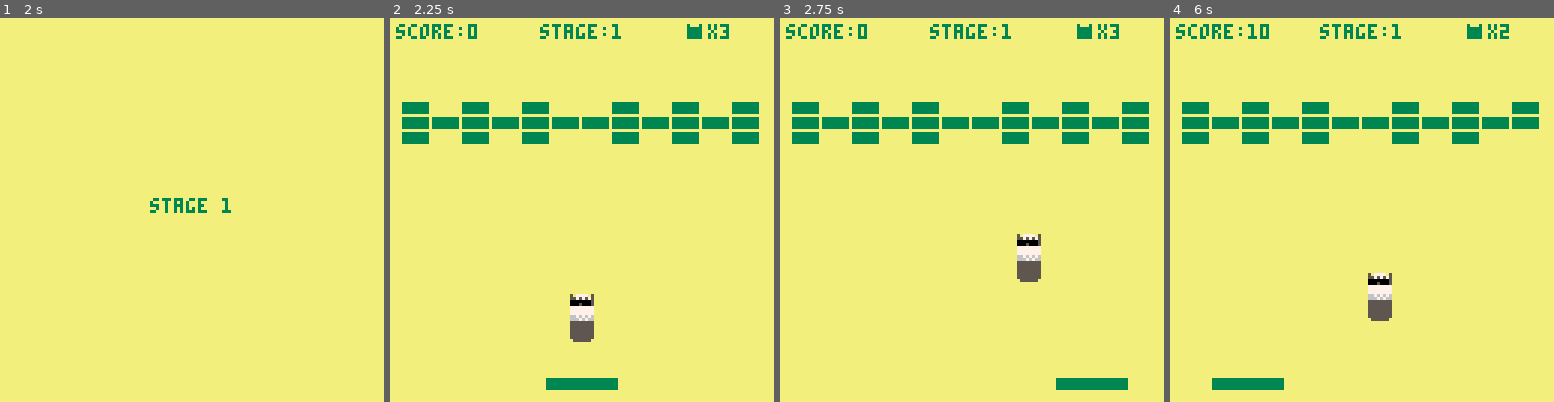
Above: before the commit, frames 1-4 (left to right).
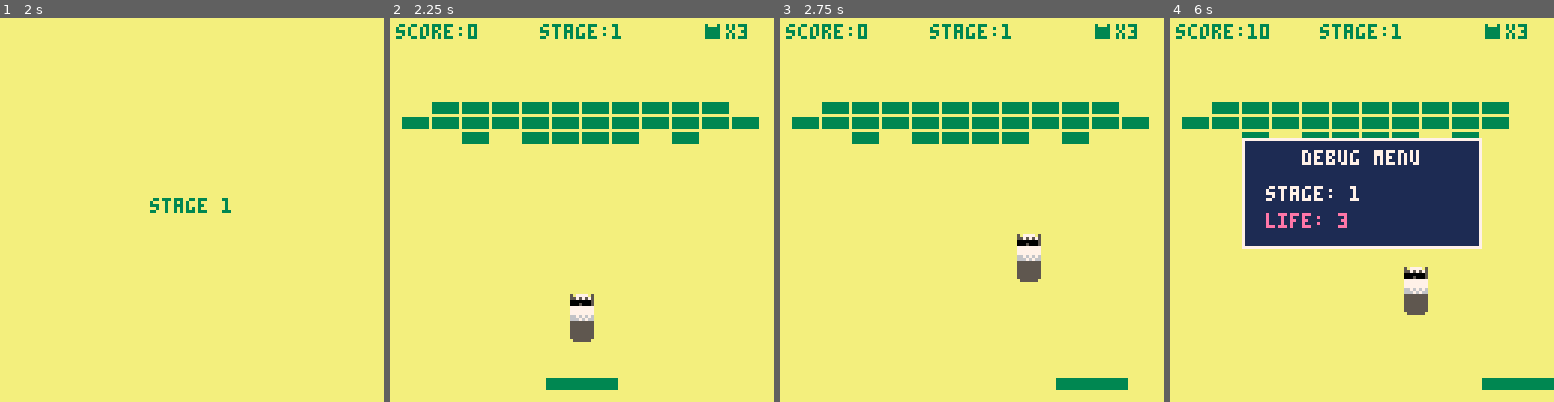
Above: after the commit, the same moments.

Repository: yasuharashigeru/AI-work
Game: PICO-8 cartridge Pico8/breakout/breakout.p8
Same seed, same stepped clock (60 frames per second), same inputs: the game is played once before the commit and once after it.
Inputs:
- Up to frame 1 (2 s): tap X (X key) at 0.33, 1.07, 1.85 s; tap O (Z key) at 0.7, 1.7 s; hold Right from 1.6 s (still down)
- Up to frame 2 (2.25 s): release Right at 2.1 s; tap O (Z key) at 2.1 s; hold Up from 2.15 s (still down)
- Up to frame 3 (2.75 s): release Up at 2.42 s; hold Right from 2.47 s (still down); tap O (Z key) at 2.5 s
- Up to frame 4 (6 s): tap O (Z key) every 0.4 s from 2.9 to 5.7 s; tap X (X key) at 2.97, 4.08, 5.2 s; release Right at 3.03 s; hold Left 3.08-3.58 s; hold Down 3.63-3.97 s; hold Right 4.02-4.68 s; hold Up 4.73-5.03 s; hold Left 5.08-5.68 s; hold Down from 5.73 s (still down)

Frame 1 is identical in both runs. In frame 2, 3.0% of the frame differs, in the area x 3-97%, y 1-33%; in frame 3, 3.0%; in frame 4, 24%, in the area x 3-100%, y 1-97%.

Commit message:
Pico8: stage 5 entrance sequence, debug menu, brick-bounce speedup
Stage 5 now opens with 5s of empty-room bouncing, then an ominous
low melody as the whole brick block slides in from off-screen right
over 8s (bricks are hittable mid-slide); the melody keeps playing
through the stage and stops on clear or game over. Adds an in-game
debug menu (o+up to open/close, pick stage and lives) replacing the
old triple-tap debug keys. Ball speed now also creeps up slightly on
brick bounces (not just paddle), at a gentler rate. Misc polish:
bonus text centering, lives display spacing, item banner duration.

Diff:
--- a/Pico8/breakout/breakout.p8
+++ b/Pico8/breakout/breakout.p8
@@ -17,6 +17,10 @@
 	-- and backed by browser localstorage automatically in web exports
 	cartdata("citegame_flora_breakout")
 	high_score = dget(0)
+	debug_menu_open = false
+	debug_combo_prev = false
+	stage5_entrance_offset = 0
+	stage5_entrance_wait = 0
 end
 
 confetti_colors = {8, 9, 10, 11, 12, 14, 15} -- bright colors only, no black/bg/dark shades
@@ -38,52 +42,71 @@
 		"............",
 		"............",
 		"............",
-		"x.x.x..x.x.x",
+		".xxxxxxxxxx.",
 		"xxxxxxxxxxxx",
-		"x.x.x..x.x.x"
+		"..x.xxxx.x.."
 	},
 	{
-		-- a mirrored pair of concrete pillars up top
-		"x#x.x..x.x#x",
+		"............",
+		"............",
+		"xxxxxxxxxxxx",
+		"xxxxxxxxxxxx",
+		"............",
+		"............",
+		"x..x....x..x",
+		"x..x....x..x",
+		"x..x....x..x",
+		"x..x....x..x",
+		"x..x....x..x",
+		"#..#....#..#"
+	},
+	{
+		"............",
+		"............",
+		"............",
+		"............",
 		"x.x.x..x.x.x",
 		".x.x.xx.x.x.",
-		"x.x.x..x.x.x",
-		".x.x.xx.x.x."
+		"xx#x#xx#x#xx",
+		"............",
+		"............",
+		"............",
+		"............",
+		"#x...x#...x#"
 	},
 	{
-		-- open back again; this time only the very front line (closest
-		-- to the paddle) has any concrete in it, just 4 mirrored studs
-		"............",
-		"............",
-		"............",
-		"............",
-		"x.x.x..x.x.x",
-		".x.x.xx.x.x.",
-		"xx#x#xx#x#xx"
+		"............",
+		"xx..xx..xx..",
+		"xx..xx..xx..",
+		"............",
+		"..##..##..##",
+		"..xx..xx..xx",
+		"............",
+		"xx..xx..xx..",
+		"xx..xx..xx..",
+		"............",
+		"..x#..x#..x#",
+		"..x#..x#..x#"
 	},
 	{
-		-- symmetric top-and-bottom lattice, concrete corners
-		"#x.x.xx.x.x#",
-		".x.x.xx.x.x.",
-		"x.x.x..x.x.x",
-		".x.x.xx.x.x.",
-		"#x.x.xx.x.x#",
-		".x#.x..x.#x."
-	},
-	{
-		-- two mirrored corridors into a wider chamber, pushed 3 rows
-		-- down from the ceiling
-		"............",
-		"............",
-		"............",
-		"x.x.x..x.x.x",
-		"x#x#....#x#x",
-		"x#x#....#x#x",
-		"xx.#....#.xx",
-		"xx..x..x..xx",
-		"x.x.x..x.x.x",
-		".x.x.xx.x.x.",
-		"x#x.x..x.x#x"
+		"...x....x...",
+		"...xxxxxx...",
+		"...xxxxxx...",
+		"..###xx###..",
+		"...xxxxxx...",
+		"..###xx###..",
+		"...xxxxxx...",
+		"...xxxxxx...",
+		"...xxxxxx...",
+		"...xxxxxx...",
+		"...xxxxxx...",
+		"...xxxxxx...",
+		"...xxxxxx...",
+		"...xxxxxx...",
+		"...xxxxxx...",
+		"...xxxxxx...",
+		"....xxxx....",
+		".....xx....."
 	}
 }
 
@@ -94,8 +117,7 @@
 	next_1up = 1000
 	oneup_timer = 0
 	frame_count = 0
-	paddle_big = false -- paddle-size item: no timer, lasts until a miss
-	debug_invincible = false -- debug: down arrow toggles no-life-loss
+	paddle_big = false -- paddle-size item: 30s or until a miss, whichever's first
 	game_state = "stage_door"
 	door_timer = 45
 end
@@ -133,8 +155,18 @@
 	oneup_timer = 0 -- don't let a 1up caught right at a stage's last brick bleed its banner into the next stage
 	shake_timer = 0
 	paddle_big = false -- likewise: don't carry a still-active paddle-size effect into the next stage
+	paddle_big_timer = 0
 	item_banner_timer = 0
 	bonus_scored = false
+
+	-- stage 5 only: 5s of nothing (ball just bounces in the empty room),
+	-- then the whole brick block slides in from off-screen right over 8s
+	-- to an ominous low melody. entrance_x is each brick's true resting
+	-- x; b.x (the actual collision coordinate) is offset from it and
+	-- eased toward 0 during the slide, so the ball can clip a brick
+	-- mid-slide, before it's "arrived"
+	stage5_entrance_offset = (stage == 5) and 150 or 0
+	stage5_entrance_wait = (stage == 5) and 150 or 0
 
 	bricks = {}
 	local brick_w = 9
@@ -145,8 +177,10 @@
 		for col = 1, #rowstr do
 			local ch = sub(rowstr, col, col)
 			if ch != "." then
+				local ex = (col - 1) * (brick_w + 1) + 4
 				add(bricks, {
-					x = (col - 1) * (brick_w + 1) + 4,
+					x = ex + stage5_entrance_offset,
+					entrance_x = ex,
 					y = (row - 1) * (brick_h + 1) + 8,
 					w = brick_w,
 					h = brick_h,
@@ -180,28 +214,6 @@
 		end
 		del(breakable_list, br)
 	end
-end
-
--- debug keys require 3 taps within half a second, so an accidental single
--- press of a debug button during real play doesn't do anything
-debug_taps = {}
-function debug_triple_tap(name)
-	local t = debug_taps[name]
-	if not t then
-		t = {count = 0, frame = -999}
-		debug_taps[name] = t
-	end
-	if frame_count - t.frame <= 30 then
-		t.count += 1
-	else
-		t.count = 1
-	end
-	t.frame = frame_count
-	if t.count >= 3 then
-		t.count = 0
-		return true
-	end
-	return false
 end
 
 -- sets a ball's direction from a raw (dx,dy) vector, normalized to length
@@ -220,7 +232,7 @@
 end
 
 -- while split (pink flora out), paddle is 3x, taking priority over the
--- paddle-size item's 1.5x (they don't stack; 3x wins if both are active)
+-- paddle-size item's 2x (they don't stack; 3x wins if both are active)
 function update_paddle_width()
 	local mult = 1
 	local split_active = false
@@ -230,7 +242,7 @@
 	if split_active then
 		mult = 3
 	elseif paddle_big then
-		mult = 1.5
+		mult = 2
 	end
 	local new_w = paddle.base_w * mult
 	paddle.x -= (new_w - paddle.w) / 2
@@ -445,6 +457,36 @@
 		return
 	end
 
+	-- debug menu: hold o+up together to open (pauses the game), same
+	-- combo again to close and apply the chosen stage/lives
+	local debug_combo_now = btn(4) and btn(2)
+	if debug_combo_now and not debug_combo_prev then
+		debug_menu_open = not debug_menu_open
+		if debug_menu_open then
+			debug_menu_stage = stage
+			debug_menu_life = lives
+			debug_menu_cursor = 1
+		else
+			stage = debug_menu_stage
+			lives = debug_menu_life
+			new_stage()
+		end
+	end
+	debug_combo_prev = debug_combo_now
+
+	if debug_menu_open then
+		if btnp(2) then debug_menu_cursor = 1 end
+		if btnp(3) then debug_menu_cursor = 2 end
+		if debug_menu_cursor == 1 then
+			if btnp(0) then debug_menu_stage = max(1, debug_menu_stage - 1) end
+			if btnp(1) then debug_menu_stage = min(5, debug_menu_stage + 1) end
+		else
+			if btnp(0) then debug_menu_life = max(1, debug_menu_life - 1) end
+			if btnp(1) then debug_menu_life = min(9, debug_menu_life + 1) end
+		end
+		return
+	end
+
 	-- paddle input
 	local paddle_move = 0
 	if btn(0) then
@@ -468,40 +510,26 @@
 		end
 	end
 
-	-- debug: x button (3 taps) instantly clears the stage
-	if btnp(5) and debug_triple_tap("clear") then
-		for b in all(bricks) do
-			if b.breakable then
-				b.alive = false
-			end
-		end
-	end
-
-	-- debug: down arrow (3 taps) toggles "no life lost on miss" (up/down
-	-- aren't used for anything else in this game)
-	if btnp(3) and debug_triple_tap("inv") then
-		debug_invincible = not debug_invincible
-	end
-
-	-- debug: up arrow (3 taps) instantly jumps to the win/dance screen,
-	-- to check the victory dance without clearing all 5 stages first
-	if btnp(2) and debug_triple_tap("win") then
-		game_state = "win"
-		win_timer = 0
-		dance_state = "crawl_r"
-		dance_x = 24
-		dance_phase_timer = 0
-		dance_trips = 0
-		sfx(5)
-		music(0)
-	end
-
 	-- true while any split (pink) flora is active; used to keep the
 	-- paddle-size item from dropping during a split (it'd be pointless,
 	-- split already forces the paddle to its widest 3x)
 	local split_active = false
 	for b2 in all(balls) do
 		if b2.pink then split_active = true end
+	end
+
+	-- stage 5 entrance: 5s (150 frames) of nothing, then the ominous
+	-- melody kicks in and the block slides to rest over 8s (240 frames)
+	if stage5_entrance_wait > 0 then
+		stage5_entrance_wait -= 1
+		if stage5_entrance_wait <= 0 then
+			music(1)
+		end
+	elseif stage5_entrance_offset > 0 then
+		stage5_entrance_offset = max(0, stage5_entrance_offset - 150 / 240)
+		for b in all(bricks) do
+			b.x = b.entrance_x + stage5_entrance_offset
+		end
 	end
 
 	-- balls: movement + collisions
@@ -571,7 +599,7 @@
 					local hit_pos = (ball.x - paddle.x) / paddle.w - 0.5
 					set_dir(ball, hit_pos * 2, -ball.dy)
 					dy_bounced = true
-					ball.speed = min(4, ball.speed + 0.1) -- arkanoid-style: speeds up on every paddle hit
+					ball.speed = min(4, ball.speed + 0.05) -- arkanoid-style: speeds up on every paddle hit (halved, since brick bounces now add speed too)
 					sfx(1)
 				end
 			end
@@ -621,6 +649,7 @@
 						if not b.breakable then
 							sfx(9)
 						end
+						ball.speed = min(4, ball.speed + 0.02) -- arkanoid-style: brick bounces speed up too, but more gently than the paddle
 					end
 
 					if b.breakable or pierce then
@@ -700,7 +729,7 @@
 			-- pop-up name banner for every kind except bebetori, which
 			-- already gets its own full-screen announcement
 			if it.kind != 4 then
-				item_banner_timer = 50
+				item_banner_timer = 80
 				item_banner_kind = it.kind
 			end
 
@@ -711,8 +740,9 @@
 				end
 				sfx(5)
 			elseif it.kind == 2 then
-				-- paddle x1.5, lasts until the next miss (no timer)
+				-- paddle x2, for 30s or until the next miss, whichever's first
 				paddle_big = true
+				paddle_big_timer = 900
 				sfx(5)
 			elseif it.kind == 3 then
 				-- catch + launch for 15s
@@ -767,12 +797,11 @@
 	end
 
 	if #balls == 0 then
-		if not debug_invincible then
-			lives -= 1
-		end
+		lives -= 1
 		paddle_big = false
 		sfx(3)
 		if lives <= 0 then
+			music(-1)
 			game_state = "lose"
 			sfx(4)
 		else
@@ -801,6 +830,12 @@
 	if catch_timer > 0 then
 		catch_timer -= 1
 	end
+	if paddle_big and paddle_big_timer > 0 then
+		paddle_big_timer -= 1
+		if paddle_big_timer <= 0 then
+			paddle_big = false
+		end
+	end
 	if item_banner_timer > 0 then
 		item_banner_timer -= 1
 	end
@@ -811,6 +846,9 @@
 		if b.alive and b.breakable then remaining += 1 end
 	end
 	if remaining == 0 then
+		if stage == 5 then
+			music(-1) -- stop stage 5's ominous loop right as it's cleared
+		end
 		-- freeze the scene right where it is (paddle, flora, whatever's
 		-- left of the particles) and announce the clear over the top of
 		-- it; the bonus-gather / win / next-stage branch happens once
@@ -858,7 +896,8 @@
 		end
 		if bonus_timer <= 90 then
 			local blink_col = (frame_count % 4 < 2) and 14 or 12
-			print("bonus +"..bonus_total, 40, 80, blink_col)
+			local msg = "bonus +"..bonus_total
+			print(msg, 64 - #msg * 2, 80, blink_col)
 		end
 		return
 	end
@@ -984,8 +1023,8 @@
 
 	print("score:"..score, 2, 2, 3)
 	print("stage:"..stage, 50, 2, 3)
-	spr(7, 96, 2)
-	print("x"..lives, 106, 2, 3)
+	spr(7, 102, 2)
+	print("x"..lives, 112, 2, 3)
 
 	if oneup_timer > 0 then
 		local blink_col = (frame_count % 4 < 2) and 14 or 12
@@ -996,21 +1035,21 @@
 	-- then the item's name quickly eases in from the left and settles
 	-- dead center, holds a moment, then the bar itself shrinks away
 	if item_banner_timer > 0 then
-		local t = 50 - item_banner_timer
+		local t = 80 - item_banner_timer
 		local line_h
 		if t < 6 then
 			local p = t / 6
 			line_h = flr((1 - (1 - p) * (1 - p)) * 9)
-		elseif t < 40 then
+		elseif t < 70 then
 			line_h = 9
 		else
-			local p = (t - 40) / 10
+			local p = (t - 70) / 10
 			line_h = flr((1 - p * p) * 9)
 		end
 		if line_h > 0 then
 			rectfill(0, 64 - line_h / 2, 127, 64 + line_h / 2 - 1, item_bar_colors[item_banner_kind])
 		end
-		if t >= 3 and t < 40 then
+		if t >= 3 and t < 70 then
 			local msg = item_names[item_banner_kind]
 			local msg_w = #msg * 4
 			local target_x = 64 - msg_w / 2
@@ -1021,7 +1060,17 @@
 		end
 	end
 
-	if game_state == "clear_freeze" then
+	if debug_menu_open then
+		-- everything above is the frozen play scene; this is a simple
+		-- paused overlay for jumping to a stage / setting lives
+		rectfill(24, 40, 103, 76, 1)
+		rect(24, 40, 103, 76, 7)
+		print("debug menu", 44, 44, 7)
+		local stage_col = (debug_menu_cursor == 1) and 14 or 7
+		local life_col = (debug_menu_cursor == 2) and 14 or 7
+		print("stage: "..debug_menu_stage, 32, 56, stage_col)
+		print("life: "..debug_menu_life, 32, 65, life_col)
+	elseif game_state == "clear_freeze" then
 		-- everything above (bricks, paddle, flora, fading particles) is
 		-- the real play scene, just frozen; this is only the text on top
 		local msg = "stage "..stage.." clear!"
Not shown, changed: the music (__music__) section of Pico8/breakout/breakout.p8
Not shown, changed: the sound effects (__sfx__) section of Pico8/breakout/breakout.p8
Not shown, changed: Pico8/breakout/web/breakout.js
